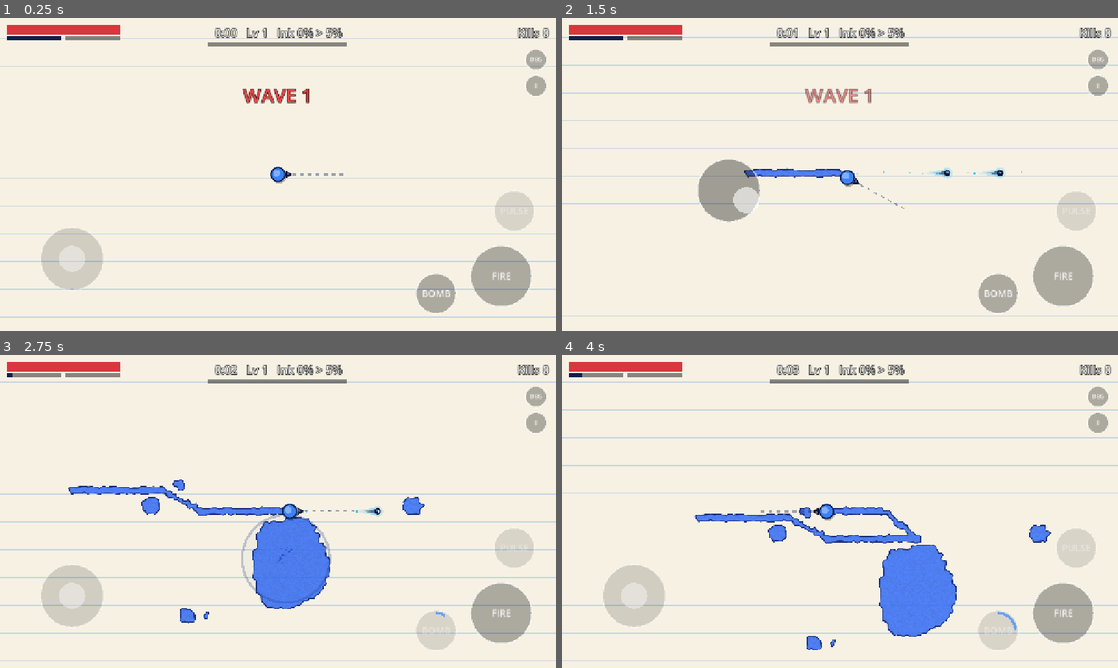
Above: before the commit, frames 1-4 (two rows, left to right).
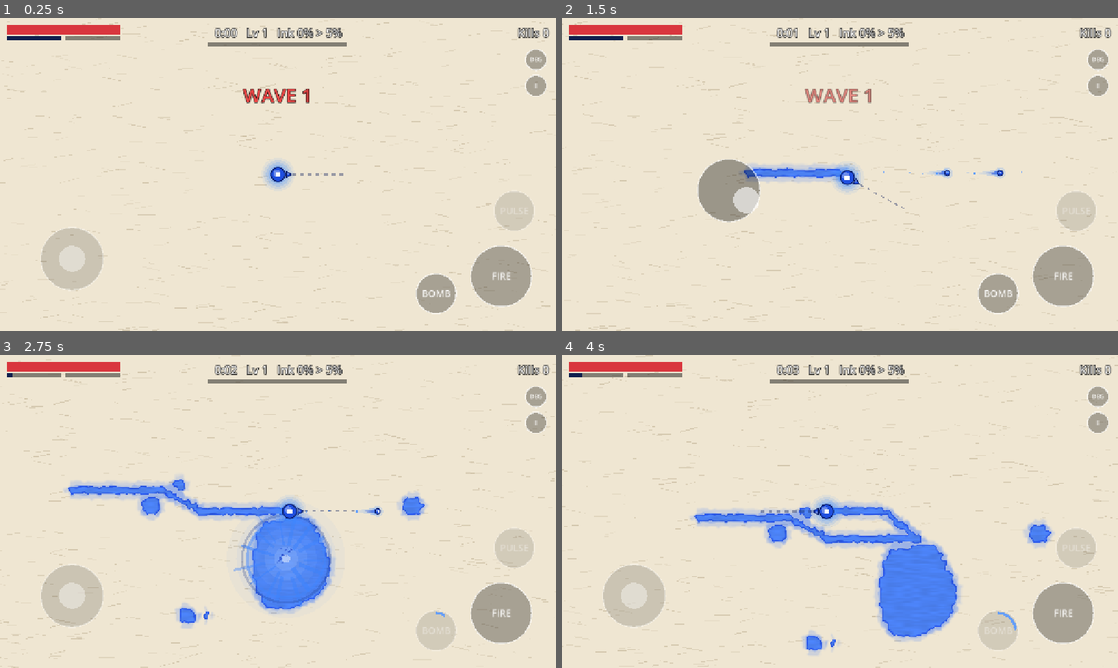
Above: after the commit, the same moments.

Repository: JobenR/Roguelite-Game
Game: Godot game, scene res://modes/survival.tscn
The game is run twice, just before and just after one commit, with the same random seed, the same clock (stepped at 60 frames per second) and the same inputs.
Inputs (mouse positions are in pixels of both pictures, inside the frame that each line leads up to):
- Up to frame 1 (0.25 s): no input
- Up to frame 2 (1.5 s): tap Enter at 0.5 s; move the mouse to (962, 158) at 0.52 s; hold D (move_right) 0.53-1.25 s; hold Space (fire) 0.53-1.25 s; click (962, 158) at 0.67 s; tap Q (pulse) at 0.8 s; drag from (728, 190) to (812, 237) at 1.27 s
- Up to frame 3 (2.75 s): move the mouse to (333, 442) at 2.02 s; hold D (move_right) from 2.03 s (still down); hold E (secondary) from 2.03 s (still down); tap Space (fire) at 2.3 s
- Up to frame 4 (4 s): release D (move_right) at 2.75 s; release E (secondary) at 2.75 s; drag from (812, 574) to (673, 464) at 2.77 s; move the mouse to (1006, 558) at 3.52 s; hold A (move_left) from 3.53 s (still down); hold E (secondary) from 3.53 s (still down); tap Left (aim_left) at 3.6 s

The runs differ from the first frame. In frame 1, 4.7% of the frame differs, in the area x 0-100%, y 0-100%; in frame 2, 5.5%; in frame 3, 8.5%; in frame 4, 8.7%.

Commit message:
Restyle to Sumi-e with glow: rice paper, brush-ink enemies with glowing cores, luminous blue ink, glow bursts on big moments
Co-Authored-By: Claude Fable 5.2 <noreply@anthropic.com>
Claude-Session: https://claude.ai/code/session_018xN9S4Z9JfBLJbKbgLKxkq

Diff:
--- a/data/enemies.json
+++ b/data/enemies.json
@@ -12,11 +12,9 @@
     "ink_cut_chance": 0.5,
     "visual": {
       "sides": 4,
-      "color": "#3fbf4f",
-      "outline": "#0f3d1a",
       "rotation_deg": 45,
-      "eyes": "two",
-      "outline_width": 0.26
+      "core": "#3ddc55",
+      "color": "#141210"
     },
     "flank": 0.55
   },
@@ -34,12 +32,9 @@
     "face_move": true,
     "visual": {
       "sides": 3,
-      "color": "#ea580c",
-      "outline": "#1c0a00",
-      "eyes": "two",
-      "streak": 16,
-      "glow": "#fb923c",
-      "outline_width": 0.26
+      "core": "#ff8a1f",
+      "streak": 14,
+      "color": "#141210"
     },
     "flank": 0.8
   },
@@ -63,11 +58,9 @@
     "shot_smudge": 34,
     "visual": {
       "sides": 5,
-      "color": "#a855f7",
-      "outline": "#3b0764",
       "rotation_deg": -90,
-      "eyes": "one",
-      "outline_width": 0.26
+      "core": "#a78bfa",
+      "color": "#141210"
     },
     "flank": 0.0
   },
@@ -91,11 +84,8 @@
     "charge_time": 0.55,
     "visual": {
       "sides": 6,
-      "color": "#b91c1c",
-      "outline": "#450a0a",
-      "eyes": "two",
-      "brow": true,
-      "outline_width": 0.26
+      "core": "#ff3d9a",
+      "color": "#141210"
     },
     "flank": 0.3
   },
@@ -114,10 +104,8 @@
     "split_count": 3,
     "visual": {
       "sides": 4,
-      "color": "#14b8a6",
-      "outline": "#042f2e",
-      "eyes": "two",
-      "outline_width": 0.26
+      "core": "#2dd4bf",
+      "color": "#141210"
     },
     "flank": 0.5
   },
@@ -134,10 +122,8 @@
     "ink_cut_chance": 0.4,
     "visual": {
       "sides": 4,
-      "color": "#5eead4",
-      "outline": "#042f2e",
-      "eyes": "two",
-      "outline_width": 0.26
+      "core": "#2dd4bf",
+      "color": "#141210"
     },
     "flank": 0.7
   },
@@ -154,11 +140,9 @@
     "ink_cut_chance": 1.0,
     "visual": {
       "sides": 0,
-      "color": "#3f3f46",
-      "outline": "#09090b",
-      "eyes": "one",
-      "aura": "#52525b",
-      "outline_width": 0.26
+      "core": "#ef4444",
+      "aura": "#3f3a36",
+      "color": "#141210"
     },
     "flank": 0.35
   },
@@ -183,12 +167,10 @@
     "slam_damage": 28,
     "visual": {
       "sides": 8,
-      "color": "#f472b6",
-      "outline": "#500724",
       "rotation_deg": 22.5,
-      "eyes": "two",
-      "brow": true,
-      "outline_width": 0.26
+      "core": "#ff5fa8",
+      "ring": true,
+      "color": "#141210"
     },
     "flank": 0.0
   }
--- a/data/player.json
+++ b/data/player.json
@@ -7,8 +7,12 @@
     "weapon": "ink_pistol",
     "visual": {
       "sides": 0,
-      "color": "#3b82f6",
-      "outline": "#0b1b4d"
+      "color": "#1f4fe0",
+      "outline": "#0a1d6b",
+      "outline_width": 0.16,
+      "halo": "#3d8bff",
+      "seal": "#ffffff",
+      "shadow": false
     },
     "secondary": "ink_bomb",
     "pulse": "ripple",
--- a/data/weapons.json
+++ b/data/weapons.json
@@ -9,9 +9,9 @@
     "range": 520,
     "visual": {
       "sides": 0,
-      "color": "#0b1b4d",
-      "outline": "#050a1f",
-      "glow": "#38bdf8",
+      "color": "#1f4fe0",
+      "outline": "#0a1d6b",
+      "glow": "#5b9bff",
       "streak": 24,
       "shadow": false
     },
@@ -39,8 +39,9 @@
     "bullet_radius": 10,
     "visual": {
       "sides": 0,
-      "color": "#0f1f4d",
-      "outline": "#050a1f"
+      "color": "#1f4fe0",
+      "outline": "#0a1d6b",
+      "halo": "#3d8bff"
     },
     "ring_radius": 120,
     "ring_radius_per_level": 25,
--- a/entities/gems/gem.gd
+++ b/entities/gems/gem.gd
@@ -12,4 +12,4 @@
 	position = pos
 	xp = p_xp
 	magnet = false
-	visual.setup({"sides": 4, "color": "#fbbf24", "outline": "#7a4a00"}, 8.0)
+	visual.setup({"sides": 4, "color": "#e0a826", "outline": "#5c3a00", "halo": "#f5c542", "shadow": false}, 8.0)
--- a/entities/ground/ink.gdshader
+++ b/entities/ground/ink.gdshader
@@ -1,13 +1,16 @@
 shader_type canvas_item;
-// Draws the ink grid. The texture is one texel per cell (R = ink, G = smudge),
-// sampled with linear filtering, wobbled with noise, and thresholded so cells
-// become organic blobs with a darker wet rim. Swap this shader to restyle the
-// ground.
+// Draws the ink grid in the Sumi-e look. The texture is one texel per cell
+// (R = the player's ink, G = smudge, B = permanent ink), sampled with linear
+// filtering, wobbled with noise, and thresholded so cells become brushed
+// shapes. The player's ink is luminous blue with a soft glow around it; the
+// horde's smudge is a thin grey wash. Swap this shader to restyle the ground.
 
-uniform vec4 ink_color : source_color = vec4(0.20, 0.42, 0.95, 0.86);
-uniform vec4 ink_rim : source_color = vec4(0.05, 0.13, 0.45, 0.95);
-uniform vec4 locked_color : source_color = vec4(0.10, 0.16, 0.55, 0.95);
-uniform vec4 smudge_color : source_color = vec4(0.36, 0.34, 0.33, 0.62);
+uniform vec4 ink_color : source_color = vec4(0.10, 0.29, 0.90, 0.93);
+uniform vec4 ink_light : source_color = vec4(0.36, 0.62, 1.0, 1.0);
+uniform vec4 glow_color : source_color = vec4(0.16, 0.42, 1.0, 1.0);
+uniform vec4 locked_color : source_color = vec4(0.04, 0.09, 0.42, 0.97);
+uniform vec4 smudge_color : source_color = vec4(0.12, 0.11, 0.10, 0.40);
+uniform float glow_strength = 0.42;
 uniform vec2 grid_size = vec2(480.0, 270.0);
 
 float hash(vec2 p) {
@@ -25,18 +28,31 @@
 void fragment() {
 	vec2 cell = UV * grid_size;
 	vec2 wobble = vec2(noise(cell * 0.9), noise(cell * 0.9 + 37.0)) - 0.5;
-	vec4 t = texture(TEXTURE, UV + wobble * 0.7 / grid_size);
+	vec2 uv = UV + wobble * 0.8 / grid_size;
+	vec4 t = texture(TEXTURE, uv);
+	// A wider average of the ink channel gives the glow its reach.
+	vec2 px = 1.7 / grid_size;
+	float wide = (t.r + texture(TEXTURE, uv + vec2(px.x, 0.0)).r + texture(TEXTURE, uv - vec2(px.x, 0.0)).r
+			+ texture(TEXTURE, uv + vec2(0.0, px.y)).r + texture(TEXTURE, uv - vec2(0.0, px.y)).r) * 0.2;
 	float grain = noise(cell * 3.0);
+	float brush = noise(cell * vec2(0.4, 2.4));  // long streaks, like bristles
 
 	float ink = smoothstep(0.40, 0.47, t.r);
-	float core = smoothstep(0.62, 0.86, t.r);
-	float smudge = smoothstep(0.34, 0.46, t.g + (grain - 0.5) * 0.3) * (1.0 - ink);
+	float core = smoothstep(0.60, 0.95, t.r);
+	float halo = smoothstep(0.03, 0.42, wide) * (1.0 - ink) * glow_strength;
+	// The smudge is a soft watery wash: wide blur, gentle edge, slow mottling.
+	float wash = noise(cell * 0.35);
+	float wide_g = (t.g + texture(TEXTURE, uv + vec2(px.x, 0.0)).g + texture(TEXTURE, uv - vec2(px.x, 0.0)).g
+			+ texture(TEXTURE, uv + vec2(0.0, px.y)).g + texture(TEXTURE, uv - vec2(0.0, px.y)).g) * 0.2;
+	float smudge = smoothstep(0.12, 0.7, wide_g + (wash - 0.5) * 0.18) * (1.0 - ink);
 
-	vec3 ink_rgb = mix(ink_rim.rgb, ink_color.rgb, core) * (0.93 + 0.14 * grain);
-	float ink_a = mix(ink_rim.a, ink_color.a, core);
+	vec3 ink_rgb = mix(ink_color.rgb, ink_light.rgb, core * 0.55) * (0.94 + 0.12 * brush);
 	float locked = smoothstep(0.4, 0.6, t.b) * core;
 	ink_rgb = mix(ink_rgb, locked_color.rgb * (0.9 + 0.2 * grain), locked);
-	ink_a = mix(ink_a, locked_color.a, locked);
-	vec3 smudge_rgb = smudge_color.rgb * (0.8 + 0.4 * grain);
-	COLOR = vec4(mix(smudge_rgb, ink_rgb, ink), max(ink * ink_a, smudge * smudge_color.a));
+
+	float ink_a = max(ink * ink_color.a, halo);
+	vec3 rgb = mix(glow_color.rgb, ink_rgb, ink);
+	float smudge_a = smudge * smudge_color.a * (0.7 + 0.5 * wash);
+	rgb = mix(smudge_color.rgb, rgb, clamp(ink_a / (ink_a + smudge_a + 0.0001), 0.0, 1.0));
+	COLOR = vec4(rgb, max(ink_a, smudge_a));
 }
--- a/entities/player/player.gd
+++ b/entities/player/player.gd
@@ -87,7 +87,7 @@
 	Events.enemy_killed.connect(_on_enemy_killed)
 	visual.setup(stats.get("visual", {}), radius)
 	barrel.position = Vector2(radius + 7.0, 0.0)
-	barrel.setup({"sides": 3, "color": "#12235e", "outline": "#060d2b", "shadow": false}, 8.0)
+	barrel.setup({"sides": 3, "color": "#1f4fe0", "outline": "#0a1d6b", "shadow": false}, 8.0)
 	Events.player_health_changed.emit(hp, max_hp)
 
 
--- a/entities/visuals/shape_visual.gd
+++ b/entities/visuals/shape_visual.gd
@@ -1,16 +1,24 @@
 class_name ShapeVisual
 extends Node2D
-## Placeholder visual: a polygon drawn in code with a drop shadow, dark
-## outline, highlight, and optional eyes or motion streak.
+## Placeholder visual drawn in code. Two styles:
+##
+##   Brush ink (when the data has "core"): a black shape with a ragged brushed
+##   edge and a soft wet halo, plus a glowing coloured core. Used for the horde;
+##   the core colour is how enemy types are told apart.
+##
+##   Plain (otherwise): a filled polygon with outline, highlight, and optional
+##   glow halo, motion streak, or seal. Used for the player, shots and gems.
 ##
 ## Visual contract (any replacement, e.g. a sprite scene, must provide these):
 ##   setup(data: Dictionary, radius: float) -> void
 ##   flash() -> void
 ## Gameplay code only ever calls those two methods.
 ##
-## Data keys: color, outline, sides (0 = circle), rotation_deg, eyes ("two" or
-## "one"), brow (angry eyebrows), aura (colour of a haze behind the shape),
-## streak (length of a motion trail behind the shape), shadow (bool).
+## Data keys: color, outline, outline_width, sides (0 = circle), rotation_deg,
+## core (glowing core colour), ring (bool: a ring round the core, for bosses),
+## aura (colour of a haze behind the shape), halo (glow colour behind a plain
+## shape), seal (colour of a square mark), streak (motion trail length),
+## glow (streak colour), shadow (bool).
 
 const FLASH_TIME := 0.08
 const FLASH_COLOR := Color(3.0, 3.0, 3.0)
@@ -18,13 +26,17 @@
 var _points: PackedVector2Array = PackedVector2Array()
 var _outline_points: PackedVector2Array = PackedVector2Array()
 var _highlight: PackedVector2Array = PackedVector2Array()
+var _wet: PackedVector2Array = PackedVector2Array()
 var _color: Color = Color.WHITE
 var _outline: Color = Color.BLACK
 var _outline_width: float = 0.2
 var _radius: float = 10.0
-var _eyes: String = ""  # "", "two" or "one"
-var _brow: bool = false
+var _brush: bool = false
+var _core: Color = Color.WHITE
+var _ring: bool = false
 var _aura: Color = Color(0, 0, 0, 0)
+var _halo: Color = Color(0, 0, 0, 0)
+var _seal: Color = Color(0, 0, 0, 0)
 var _streak: float = 0.0
 var _shadow: bool = true
 var _glow: Color = Color.WHITE
@@ -40,10 +52,12 @@
 	_color = Color(String(data.get("color", "#ffffff")))
 	_outline = Color(String(data.get("outline", _color.darkened(0.6).to_html())))
 	_outline_width = float(data.get("outline_width", 0.2))
-	var eyes: Variant = data.get("eyes", "")
-	_eyes = ("two" if eyes else "") if eyes is bool else String(eyes)
-	_brow = bool(data.get("brow", false))
+	_brush = data.has("core")
+	_core = Color(String(data.get("core", "#ffffff")))
+	_ring = bool(data.get("ring", false))
 	_aura = Color(String(data["aura"])) if data.has("aura") else Color(0, 0, 0, 0)
+	_halo = Color(String(data["halo"])) if data.has("halo") else Color(0, 0, 0, 0)
+	_seal = Color(String(data["seal"])) if data.has("seal") else Color(0, 0, 0, 0)
 	_streak = float(data.get("streak", 0.0))
 	_shadow = bool(data.get("shadow", true))
 	_glow = Color(String(data.get("glow", _color.lightened(0.4).to_html())))
@@ -51,21 +65,48 @@
 	if sides < 3:
 		sides = 20  # circle
 	var offset := deg_to_rad(float(data.get("rotation_deg", 0.0)))
-	_points.resize(sides)
-	_highlight.resize(sides)
-	for i in sides:
-		var p := Vector2.from_angle(offset + TAU * i / sides) * radius
-		_points[i] = p
-		_highlight[i] = p * 0.5 + Vector2(-radius, -radius) * 0.22
-	_outline_points = _points.duplicate()
-	_outline_points.append(_points[0])
+	if _brush:
+		_build_brush_shape(sides, offset)
+	else:
+		_points.resize(sides)
+		_highlight.resize(sides)
+		for i in sides:
+			var p := Vector2.from_angle(offset + TAU * i / sides) * radius
+			_points[i] = p
+			_highlight[i] = p * 0.5 + Vector2(-radius, -radius) * 0.22
+		_outline_points = _points.duplicate()
+		_outline_points.append(_points[0])
+	_flash_left = 0.0
 	modulate = Color.WHITE
 	queue_redraw()
 
 
+## A polygon whose edge is nudged in and out along its own radius, so it looks
+## brushed. Moving points only along the radius keeps the outline from
+## crossing itself.
+func _build_brush_shape(sides: int, offset: float) -> void:
+	var per_edge := 5 if sides < 12 else 1
+	var count := sides * per_edge
+	_points.resize(count)
+	_wet.resize(count)
+	for s in sides:
+		var a := Vector2.from_angle(offset + TAU * s / sides) * _radius * 1.12
+		var b := Vector2.from_angle(offset + TAU * (s + 1) / sides) * _radius * 1.12
+		for k in per_edge:
+			var p := a.lerp(b, float(k) / per_edge)
+			# Corners stay sharp; the middles of edges fray more.
+			var fray := 0.05 if k == 0 else 0.11
+			_points[s * per_edge + k] = p * randf_range(1.0 - fray, 1.0 + fray)
+			_wet[s * per_edge + k] = p * randf_range(1.18, 1.4)
+
+
 func flash() -> void:
 	_flash_left = FLASH_TIME
-	modulate = FLASH_COLOR
+	if _brush:
+		# Black ink cannot be brightened by tinting, so redraw it lit up.
+		queue_redraw()
+	else:
+		modulate = FLASH_COLOR
 	set_process(true)
 
 
@@ -74,11 +115,44 @@
 	if _flash_left <= 0.0:
 		modulate = Color.WHITE
 		set_process(false)
+		if _brush:
+			queue_redraw()
 
 
 func _draw() -> void:
 	if _points.size() < 3:
 		return
+	if _brush:
+		_draw_brush()
+	else:
+		_draw_plain()
+
+
+func _draw_brush() -> void:
+	var body := _core.lerp(Color.WHITE, 0.6) if _flash_left > 0.0 else _color
+	if _streak > 0.0:
+		# A dry brush drag behind fast enemies.
+		var tail := PackedVector2Array([Vector2(0.0, -_radius * 0.8), Vector2(-_streak * 3.2, 0.0), Vector2(0.0, _radius * 0.8)])
+		draw_polygon(tail, PackedColorArray([Color(_color, 0.5), Color(_color, 0.0), Color(_color, 0.5)]))
+	if _aura.a > 0.0:
+		draw_circle(Vector2.ZERO, _radius * 2.2, Color(_aura, 0.2))
+		draw_circle(Vector2.ZERO, _radius * 1.6, Color(_aura, 0.24))
+	# Wet halo where the ink bled into the paper, then the body.
+	draw_colored_polygon(_wet, Color(_color, 0.16))
+	draw_colored_polygon(_points, body)
+	# The glowing core: stacked translucent discs stand in for a glow.
+	var c := Vector2(0.0, -_radius * 0.06)
+	var core_radius := _radius * 0.24
+	for i in 4:
+		draw_circle(c, core_radius * (3.0 - i * 0.55), Color(_core, 0.10 + 0.07 * i))
+	draw_circle(c, core_radius, _core)
+	draw_circle(c, core_radius * 0.42, Color.WHITE)
+	if _ring:
+		draw_arc(c, _radius * 0.62, 0.0, TAU, 40, Color(_core, 0.9), maxf(3.0, _radius * 0.07))
+		draw_arc(c, _radius * 0.62, 0.0, TAU, 40, Color(_core, 0.25), maxf(8.0, _radius * 0.2))
+
+
+func _draw_plain() -> void:
 	if _streak > 0.0:
 		# A tapered comet tail fading to nothing, with a soft glow at the head.
 		var wide := PackedVector2Array([Vector2(0.0, -_radius * 1.5), Vector2(-_streak * 2.6, 0.0), Vector2(0.0, _radius * 1.5)])
@@ -86,9 +160,9 @@
 		var core := PackedVector2Array([Vector2(0.0, -_radius * 0.8), Vector2(-_streak * 1.5, 0.0), Vector2(0.0, _radius * 0.8)])
 		draw_polygon(core, PackedColorArray([Color(_color, 0.9), Color(_color, 0.0), Color(_color, 0.9)]))
 		draw_circle(Vector2.ZERO, _radius * 2.1, Color(_glow, 0.22))
-	if _aura.a > 0.0:
-		draw_circle(Vector2.ZERO, _radius * 2.0, Color(_aura, 0.28))
-		draw_circle(Vector2.ZERO, _radius * 1.5, Color(_aura, 0.3))
+	if _halo.a > 0.0:
+		for i in 4:
+			draw_circle(Vector2.ZERO, _radius * (2.4 - i * 0.35), Color(_halo, 0.08 + 0.05 * i))
 	if _shadow:
 		draw_set_transform(Vector2(_radius * 0.18, _radius * 0.32))
 		draw_colored_polygon(_points, Color(0.0, 0.0, 0.0, 0.28))
@@ -96,19 +170,8 @@
 	draw_colored_polygon(_points, _color)
 	draw_colored_polygon(_highlight, _color.lightened(0.35))
 	draw_polyline(_outline_points, _outline, maxf(2.0, _radius * _outline_width), true)
-	if _streak > 0.0 and _eyes == "":
+	if _streak > 0.0:
 		draw_circle(Vector2(_radius * 0.25, 0.0), _radius * 0.35, Color(1, 1, 1, 0.9))
-	if _eyes == "one":
-		var big := _radius * 0.36
-		draw_circle(Vector2(0.0, -_radius * 0.05), big, Color.WHITE)
-		draw_circle(Vector2(0.0, -_radius * 0.05 + big * 0.2), big * 0.55, Color(0.6, 0.05, 0.1))
-		draw_circle(Vector2(0.0, -_radius * 0.05 + big * 0.2), big * 0.25, Color(0.05, 0.05, 0.05))
-	elif _eyes != "":
-		var eye := _radius * 0.22
-		for side: float in [-1.0, 1.0]:
-			var c := Vector2(side * _radius * 0.3, -_radius * 0.08)
-			draw_circle(c, eye, Color.WHITE)
-			draw_circle(c + Vector2(0.0, eye * 0.25), eye * 0.55, Color(0.05, 0.05, 0.05))
-			if _brow:
-				# Angry brows slanting down toward the middle.
-				draw_line(c + Vector2(side * eye * 1.3, -eye * 1.7), c + Vector2(-side * eye * 0.9, -eye * 0.7), _outline, maxf(2.0, _radius * 0.12))
+	if _seal.a > 0.0:
+		var half := _radius * 0.36
+		draw_rect(Rect2(-half, -half, half * 2.0, half * 2.0), _seal)
--- a/modes/arena.gd
+++ b/modes/arena.gd
@@ -1,13 +1,13 @@
 class_name Arena
 extends Node2D
-## Draws the page: a sheet of ruled notebook paper lying on a dark desk.
+## Draws the page in the Sumi-e look: a sheet of rice paper with visible
+## fibres, a brushed black frame, and a red seal in the corner.
+## Everything is drawn once; the canvas caches it.
 
-const PAPER := Color("#f6f1e3")
-const PAPER_EDGE := Color("#e9e1cc")
-const RULE := Color(0.45, 0.62, 0.85, 0.35)
-const MARGIN_LINE := Color(0.85, 0.3, 0.3, 0.4)
-const BORDER := Color("#2b2620")
-const RULE_SPACING := 64.0
+const PAPER := Color("#efe6d2")
+const FIBRE := Color("#b9a98a")
+const INK := Color("#141210")
+const SEAL := Color("#c1272d")
 
 var rect: Rect2 = Rect2()
 
@@ -18,17 +18,28 @@
 
 
 func _draw() -> void:
+	var rng := RandomNumberGenerator.new()
+	rng.seed = 20241
 	# Soft shadow under the page.
 	for i in 4:
-		draw_rect(rect.grow(10.0 + i * 10.0), Color(0, 0, 0, 0.10))
+		draw_rect(rect.grow(10.0 + i * 12.0), Color(0, 0, 0, 0.12))
 	draw_rect(rect, PAPER)
-	# Slightly darker band toward the edges, like worn paper.
-	for i in 5:
-		draw_rect(rect.grow(-i * 14.0), Color(PAPER_EDGE, 0.5 - i * 0.1), false, 14.0)
-	var y := rect.position.y + RULE_SPACING
-	while y < rect.end.y:
-		draw_line(Vector2(rect.position.x, y), Vector2(rect.end.x, y), RULE, 2.0)
-		y += RULE_SPACING
-	var margin_x := rect.position.x + 200.0
-	draw_line(Vector2(margin_x, rect.position.y), Vector2(margin_x, rect.end.y), MARGIN_LINE, 3.0)
-	draw_rect(rect, BORDER, false, 10.0)
+	# Fibres: thousands of short pale strands.
+	for i in 4200:
+		var at := Vector2(rng.randf_range(rect.position.x, rect.end.x), rng.randf_range(rect.position.y, rect.end.y))
+		var length := rng.randf_range(6.0, 46.0)
+		var lean := rng.randf_range(-0.25, 0.25)
+		draw_line(at, at + Vector2(length, length * lean), Color(FIBRE, rng.randf_range(0.12, 0.5)), rng.randf_range(1.0, 2.5))
+	# A brushed frame: several uneven passes instead of one clean line.
+	for stroke in 5:
+		var inset := rng.randf_range(-6.0, 8.0)
+		var frame := rect.grow(-inset)
+		var width := rng.randf_range(6.0, 16.0)
+		draw_rect(frame, Color(INK, rng.randf_range(0.35, 0.8)), false, width)
+	# The artist's seal, bottom right.
+	var seal := Rect2(rect.end - Vector2(190.0, 190.0), Vector2(110.0, 110.0))
+	draw_rect(seal, SEAL)
+	draw_rect(seal.grow(-14.0), PAPER, false, 7.0)
+	draw_line(seal.position + Vector2(34.0, 30.0), seal.position + Vector2(34.0, 80.0), PAPER, 7.0)
+	draw_line(seal.position + Vector2(76.0, 30.0), seal.position + Vector2(76.0, 80.0), PAPER, 7.0)
+	draw_line(seal.position + Vector2(34.0, 55.0), seal.position + Vector2(76.0, 55.0), PAPER, 7.0)
--- a/project.godot
+++ b/project.godot
@@ -136,4 +136,4 @@
 
 renderer/rendering_method="gl_compatibility"
 renderer/rendering_method.mobile="gl_compatibility"
-environment/defaults/default_clear_color=Color(0.13, 0.12, 0.11, 1)
+environment/defaults/default_clear_color=Color(0.09, 0.08, 0.07, 1)
--- a/systems/aux_weapons.gd
+++ b/systems/aux_weapons.gd
@@ -86,7 +86,7 @@
 	shell_damage *= 1.0 + float(_mortar.get("damage_per_level", 0.2)) * (level - 1)
 	_ink.splat(pos, float(_mortar.get("splat_radius", 80.0)), Vector2.ZERO)
 	_enemies.damage_area(pos, radius, shell_damage)
-	_effects.ring(pos, radius, Color(0.12, 0.23, 0.54, 0.9), 0.35)
+	_effects.big_moment(pos, radius, Color(0.24, 0.52, 1.0), 0.45)
 	_effects.burst(pos, Vector2.ZERO, Color(0.15, 0.3, 0.8), 12)
 	Events.screen_shake.emit(5.0)
 
--- a/systems/effects.gd
+++ b/systems/effects.gd
@@ -8,6 +8,8 @@
 var _rings: Array[Dictionary] = []
 var _drops: Array[Dictionary] = []
 var _beams: Array[Dictionary] = []
+var _blooms: Array[Dictionary] = []
+var _strokes: Array[Dictionary] = []
 
 
 func ring(pos: Vector2, radius: float, color: Color, duration: float = 0.35) -> void:
@@ -48,14 +50,31 @@
 		})
 
 
+## A big moment: a glowing bloom with brush strokes flung outward. Glow is
+## kept for these (bombs, pulses, glyphs, bosses), so it stays special.
+func big_moment(pos: Vector2, radius: float, color: Color, duration: float = 0.55) -> void:
+	_blooms.append({"pos": pos, "radius": radius, "color": color, "duration": duration, "age": 0.0})
+	var count := clampi(int(radius / 7.0), 12, 30)
+	for i in count:
+		var angle := TAU * i / count + randf_range(-0.12, 0.12)
+		_strokes.append({
+			"pos": pos, "dir": Vector2.from_angle(angle), "from": radius * randf_range(0.12, 0.3),
+			"to": radius * randf_range(0.75, 1.25), "width": randf_range(4.0, 14.0), "color": color,
+			"duration": duration * randf_range(0.8, 1.2), "age": 0.0,
+		})
+	ring(pos, radius, color, duration * 0.8)
+
+
 func beam(from: Vector2, to: Vector2, color: Color, width: float, duration: float = 0.25) -> void:
 	_beams.append({"from": from, "to": to, "color": color, "width": width, "duration": duration, "age": 0.0})
 
 
 func _process(delta: float) -> void:
-	if _rings.is_empty() and _drops.is_empty() and _beams.is_empty():
+	if _rings.is_empty() and _drops.is_empty() and _beams.is_empty() and _blooms.is_empty() and _strokes.is_empty():
 		return
 	_age(_rings, delta)
+	_age(_blooms, delta)
+	_age(_strokes, delta)
 	_age(_beams, delta)
 	var i := _drops.size() - 1
 	while i >= 0:
@@ -81,6 +100,23 @@
 
 
 func _draw() -> void:
+	for bloom in _blooms:
+		var t: float = bloom["age"] / bloom["duration"]
+		var color: Color = bloom["color"]
+		var radius: float = float(bloom["radius"]) * (0.5 + 0.7 * (1.0 - (1.0 - t) * (1.0 - t)))
+		var pos: Vector2 = bloom["pos"]
+		for i in 6:
+			draw_circle(pos, radius * (1.25 - i * 0.2), Color(color.lightened(i * 0.14), (0.07 + 0.05 * i) * (1.0 - t)))
+		draw_circle(pos, radius * 0.16 * (1.0 - t), Color(1, 1, 1, 0.9 * (1.0 - t)))
+	for stroke in _strokes:
+		var t: float = stroke["age"] / stroke["duration"]
+		var eased := 1.0 - (1.0 - t) * (1.0 - t) * (1.0 - t)
+		var pos: Vector2 = stroke["pos"]
+		var dir: Vector2 = stroke["dir"]
+		var color: Color = stroke["color"]
+		var far := lerpf(float(stroke["from"]), float(stroke["to"]), eased)
+		var near := lerpf(float(stroke["from"]), float(stroke["to"]) * 0.7, t * t)
+		draw_line(pos + dir * near, pos + dir * far, Color(color, 0.9 * (1.0 - t)), float(stroke["width"]) * (1.0 - t * 0.6))
 	for b in _beams:
 		var t: float = b["age"] / b["duration"]
 		var color: Color = b["color"]
--- a/systems/enemy_manager.gd
+++ b/systems/enemy_manager.gd
@@ -202,7 +202,7 @@
 	_effects.burst(enemy.position, enemy.last_hit_dir, enemy.color, 14 if enemy.heavy else 7)
 	if enemy.is_boss:
 		boss = null
-		_effects.ring(enemy.position, enemy.splat_radius * 1.5, Color(1.0, 0.8, 0.2, 0.95), 0.7)
+		_effects.big_moment(enemy.position, enemy.splat_radius * 1.5, Color(String(enemy.data.get("visual", {}).get("core", "#ffffff"))), 0.9)
 		Events.screen_shake.emit(14.0)
 		Events.boss_defeated.emit(enemy.display_name)
 		queue_redraw()
--- a/systems/enemy_shots.gd
+++ b/systems/enemy_shots.gd
@@ -57,7 +57,9 @@
 		var pos: Vector2 = shot["pos"]
 		var radius: float = shot["radius"]
 		var back: Vector2 = -(shot["vel"] as Vector2).normalized()
-		draw_circle(pos + back * radius * 1.4, radius * 0.7, Color(0.3, 0.28, 0.3, 0.5))
-		draw_circle(pos, radius, Color("#57534e"))
-		draw_arc(pos, radius, 0.0, TAU, 16, Color("#1c1917"), 2.5)
-		draw_circle(pos - Vector2(radius, radius) * 0.25, radius * 0.3, Color("#a8a29e"))
+		# A glob of black ink with a violet core, trailing a dry smear.
+		draw_circle(pos + back * radius * 1.6, radius * 0.75, Color(0.08, 0.07, 0.06, 0.4))
+		draw_circle(pos, radius * 1.5, Color(0.08, 0.07, 0.06, 0.18))
+		draw_circle(pos, radius, Color("#141210"))
+		draw_circle(pos, radius * 0.8, Color(0.65, 0.55, 0.98, 0.25))
+		draw_circle(pos, radius * 0.4, Color("#a78bfa"))
--- a/systems/glyph_system.gd
+++ b/systems/glyph_system.gd
@@ -98,7 +98,7 @@
 				"reduction": float(cfg.get("damage_reduction", 0.75)),
 			})
 	_labels.append({"text": String(cfg.get("name", kind)).to_upper(), "pos": centroid, "age": 0.0, "outline": corners})
-	_effects.ring(centroid, float(shape["radius"]) * 1.3, Color(1.0, 0.8, 0.2, 0.95), 0.6)
+	_effects.big_moment(centroid, float(shape["radius"]) * 1.3, Color(1.0, 0.78, 0.2), 0.8)
 	Events.screen_shake.emit(9.0)
 	Events.glyph_triggered.emit(kind, scale_factor)
 
--- a/systems/pulse_system.gd
+++ b/systems/pulse_system.gd
@@ -113,6 +113,8 @@
 	Events.pulse_fired.emit(enclosed.size())
 	_effects.ring(center, radius, Color(0.22, 0.45, 0.95, 0.9), 0.45)
 	_effects.ring(center, radius * 0.6, Color(0.6, 0.78, 1.0, 0.8), 0.35)
+	if not enclosed.is_empty():
+		_effects.big_moment(center, radius * 0.55, Color(0.24, 0.52, 1.0), 0.7)
 	Events.screen_shake.emit(5.0)
 	return enclosed.size()
 
--- a/systems/secondary_system.gd
+++ b/systems/secondary_system.gd
@@ -192,4 +192,5 @@
 	_effects.ring(pos, radius, Color(0.12, 0.23, 0.54, 0.9), 0.35)
 	_effects.burst(pos, Vector2.ZERO, Color(0.15, 0.3, 0.8), 16 if main else 6)
 	if main:
+		_effects.big_moment(pos, radius, Color(0.24, 0.52, 1.0))
 		Events.screen_shake.emit(7.0)
Not shown, changed: CLAUDE.md
